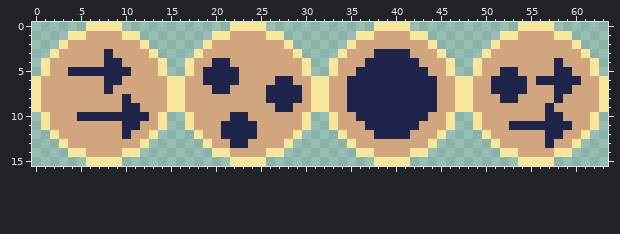
File history of a pixel-art file, src/art/upgrades.aseprite. The first picture shows the starting point.
64x16 pixels, 1 frame.
The same view after the edit:
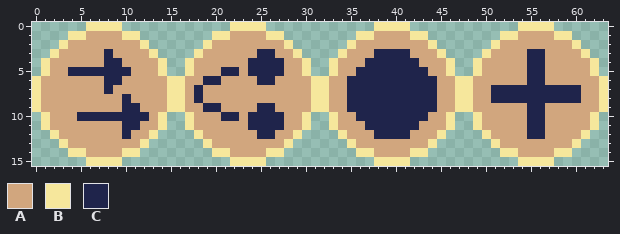
Palette (. is transparent): A #d1a67e  B #f6e79c  C #1f244b
Difference:
y 3: x 25..26 AA -> CC; x 55..56 AA -> CC
y 4: x 20..21 CC -> AA; x 24..27 AAAA -> CCCC; x 55..56 AA -> CC; x 58 C -> A
y 5: x 19..20 CC -> AA; x 24..27 AAAA -> CCCC; x 52..53 CC -> AA; x 55..56 AA -> CC; x 58..59 CC -> AA
y 6: x 21..22 CC -> AA; x 25..28 AACC -> CCAA; x 51..55 CCCCA -> AAAAC; x 57..60 CCCC -> AAAA
y 7: x 18 A -> C; x 20..21 CC -> AA; x 26..29 CCCC -> AAAA; x 55..57 AAA -> CCC; x 60 A -> C
y 8: x 18 A -> C; x 26..29 CCCC -> AAAA; x 51 A -> C; x 54..57 AAAA -> CCCC; x 59..60 AA -> CC
y 9: x 19..20 AA -> CC; x 25..28 AACC -> CCAA; x 55..57 AAC -> CCA
y 10: x 21 A -> C; x 23..27 CAAAA -> ACCCC; x 55..58 AACC -> CCAA
y 11: x 21..23 CCC -> AAA; x 25..27 AAA -> CCC; x 53..54 CC -> AA; x 57..59 CCC -> AAA
y 12: x 21..26 CCCCAA -> AAAACC; x 55..58 AACC -> CCAA
y 13: x 22..23 CC -> AA; x 57 C -> A
Boxes around the changes in both pictures, in picture pixels (x1, y1, x2, y2):
changed: (194, 49, 302, 148)
changed: (491, 49, 581, 148)
